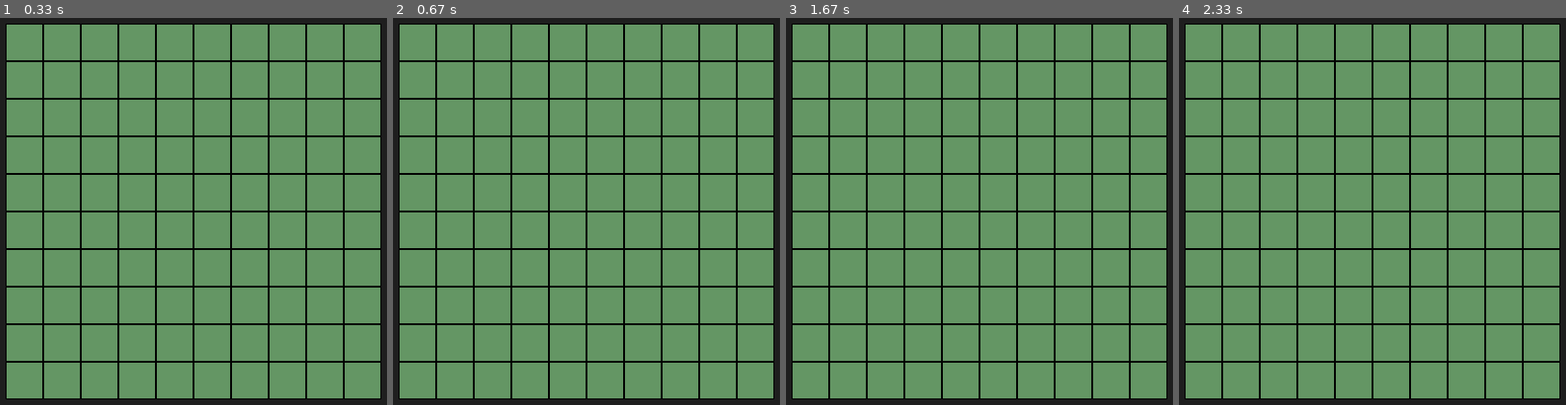
Above: before the commit, frames 1-4 (left to right).
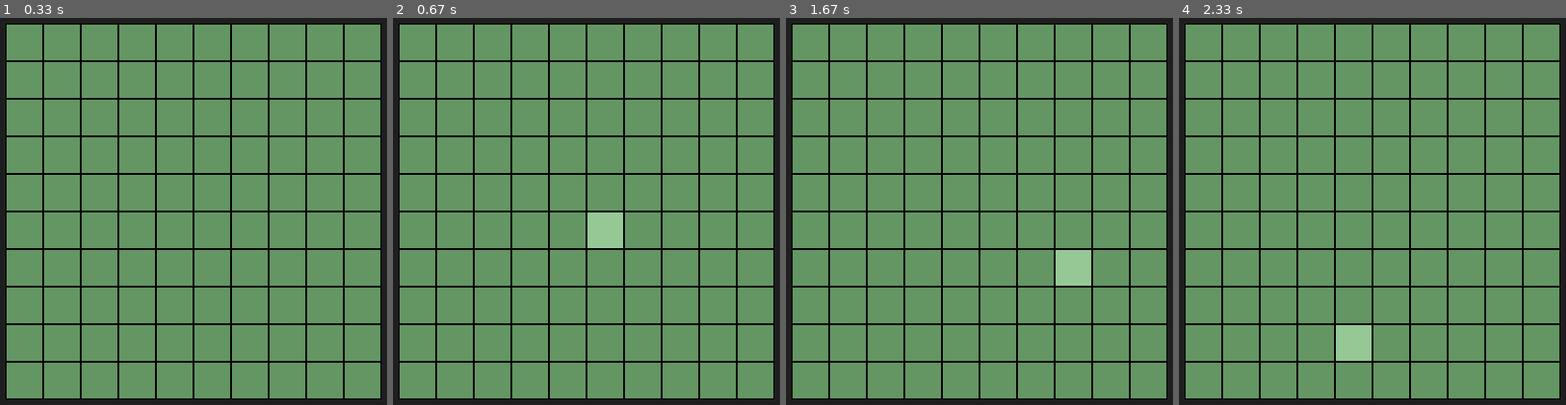
Above: after the commit, the same moments.

Repository: tdimnet/learn-pygame-by-doing
Game: pygame game, started from 02-isometric-rendering/app.py
The game is run twice, just before and just after one commit, with the same random seed, the same clock (stepped at 60 frames per second) and the same inputs.
Inputs (mouse positions are in pixels of both pictures, inside the frame that each line leads up to):
- Up to frame 1 (0.33 s): no input
- Up to frame 2 (0.67 s): click (586, 211) at 0.38 s
- Up to frame 3 (1.67 s): click (797, 215) at 0.72 s; click (outside the picture) at 1.05 s; click (1068, 261) at 1.38 s
- Up to frame 4 (2.33 s): click (1387, 21) at 1.72 s; click (1337, 358) at 2.05 s

Frame 1 is identical in both runs. In frame 2, 0.9% of the frame differs, in the area x 50-60%, y 50-60%; in frame 3, 0.9%; in frame 4, 0.9%.

Commit message:
Updating the code

Diff:
--- a/02-isometric-rendering/app.py
+++ b/02-isometric-rendering/app.py
@@ -7,7 +7,7 @@
 
 SCREEN_WIDTH = 800
 SCREEN_HEIGHT = 600
-TITLE_SIZE = 40
+TILE_SIZE = 40
 GRID_SIZE= 10
 
 
@@ -16,16 +16,16 @@
 clock = pygame.time.Clock()
 
 
-def draw_tite_topdown(
+def draw_tile_topdown(
     surface: pygame.Surface,
     gx: int,
     gy: int,
     color: tuple[int, int, int]
 ) -> None:
-    x = gx * TITLE_SIZE + 200 # offset to center the grid
-    y = gy * TITLE_SIZE + 100
+    x = gx * TILE_SIZE + 200 # offset to center the grid
+    y = gy * TILE_SIZE + 100
 
-    rect = pygame.Rect(x, y, TITLE_SIZE, TITLE_SIZE)
+    rect = pygame.Rect(x, y, TILE_SIZE, TILE_SIZE)
     pygame.draw.rect(surface, color, rect) # Draw the title
     pygame.draw.rect(
         surface,
@@ -35,8 +35,18 @@
     ) # Draw the border around the tile
 
 
-def get_tile_at_mouse() -> None:
-    pass
+def get_tile_at_mouse(
+        mouse_x: int,
+        mouse_y: int
+) -> tuple[int, int] | None:
+    # Reverse the calculation from draw_tilte_topdown
+    gx = (mouse_x - 200) // TILE_SIZE
+    gy = (mouse_y - 100) // TILE_SIZE
+
+    if 0 <= gx < GRID_SIZE and 0 <= gy < GRID_SIZE:
+        return gx, gy
+
+    return None
 
 
 running = True
@@ -47,9 +57,18 @@
 
     screen.fill((30, 30, 30))
 
+    mouse_x, mouse_y = pygame.mouse.get_pos()
+    hovered_tile = get_tile_at_mouse(mouse_x, mouse_y)
+
+    # Draw all tiles
     for gx in range(GRID_SIZE):
         for gy in range(GRID_SIZE):
-            draw_tite_topdown(screen, gx, gy, (100, 150, 100))
+            color = (100, 150, 100)
+
+            if hovered_tile and hovered_tile == (gx, gy):
+                color = (150, 200, 150)
+
+            draw_tile_topdown(screen, gx, gy, color)
 
     pygame.display.flip()
     clock.tick(60)
Binary file added: 02-isometric-rendering/img/top-down-grid-hover.png
Binary file added: 02-isometric-rendering/img/top-down-grid.png
